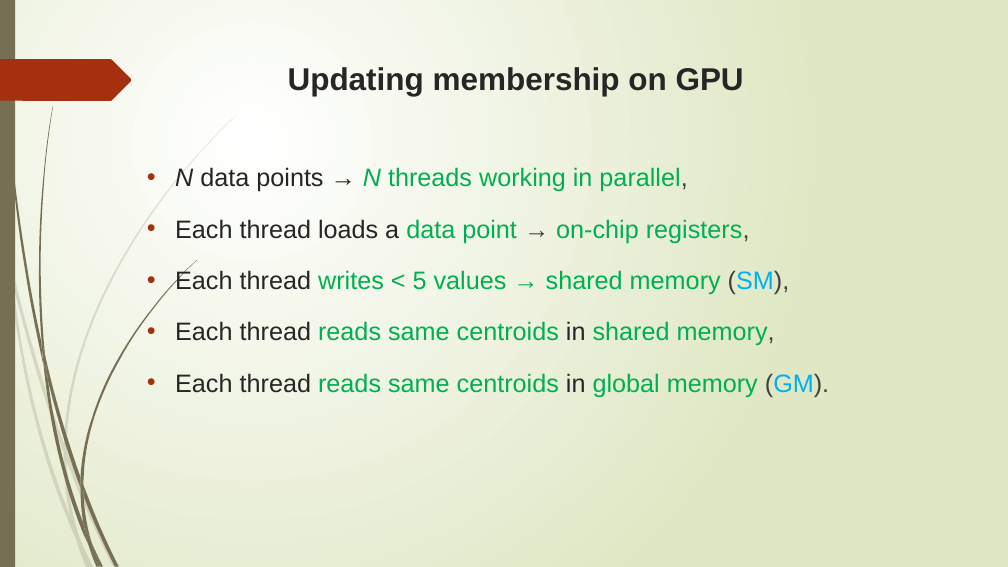
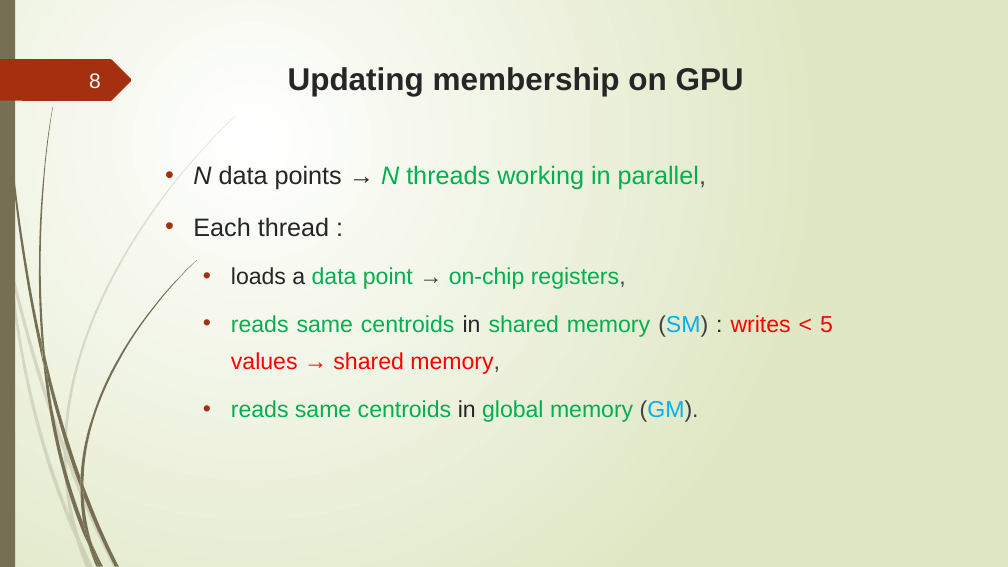
Before and after one commit to trungvdhp/master-ntou, a slide deck: slide 8 of ImageProcessing/Speeding up GFKM.pptx. Drawn at 1008x567 pixels with LibreOffice and Linux fonts; fonts in the diff are those of the drawing. Boxes give left, top, right and bottom in pixels: in the first picture for what was removed or moved away, otherwise in the second. Text is boxed around its words. In the diff, an @@ line names an element or a change of style, - is before the commit and + after.

```diff
--- a/ImageProcessing/Speeding up GFKM.pptx
+++ b/ImageProcessing/Speeding up GFKM.pptx
@@ page number added at <box>89,73,101,89</box>, 20 pt, text #FEFFFF @@
+8
@@ text "N data points → N ...": place and size @@
-text "N data points → N ..." at <box>175,167,829,397</box>
+text "N data points → N ..." at <box>193,165,833,422</box>
@@ text at <box>193,217,833,422</box>: text changed; size 24 to 22 pt @@
-• Each thread loads a data point → on-chip registers,
-• Each thread writes < 5 values → shared memory (SM),
-• Each thread reads same centroids in shared memory,
-• Each thread reads same centroids in global memory (GM).
+• Each thread :
+  • loads a data point → on-chip registers,
+  • reads same centroids in shared memory (SM) : writes < 5 values → shared memory,
+  • reads same centroids in global memory (GM).
```
Also in this commit, not shown: 33 other slides changed, 2 slides added, 2 other files.
